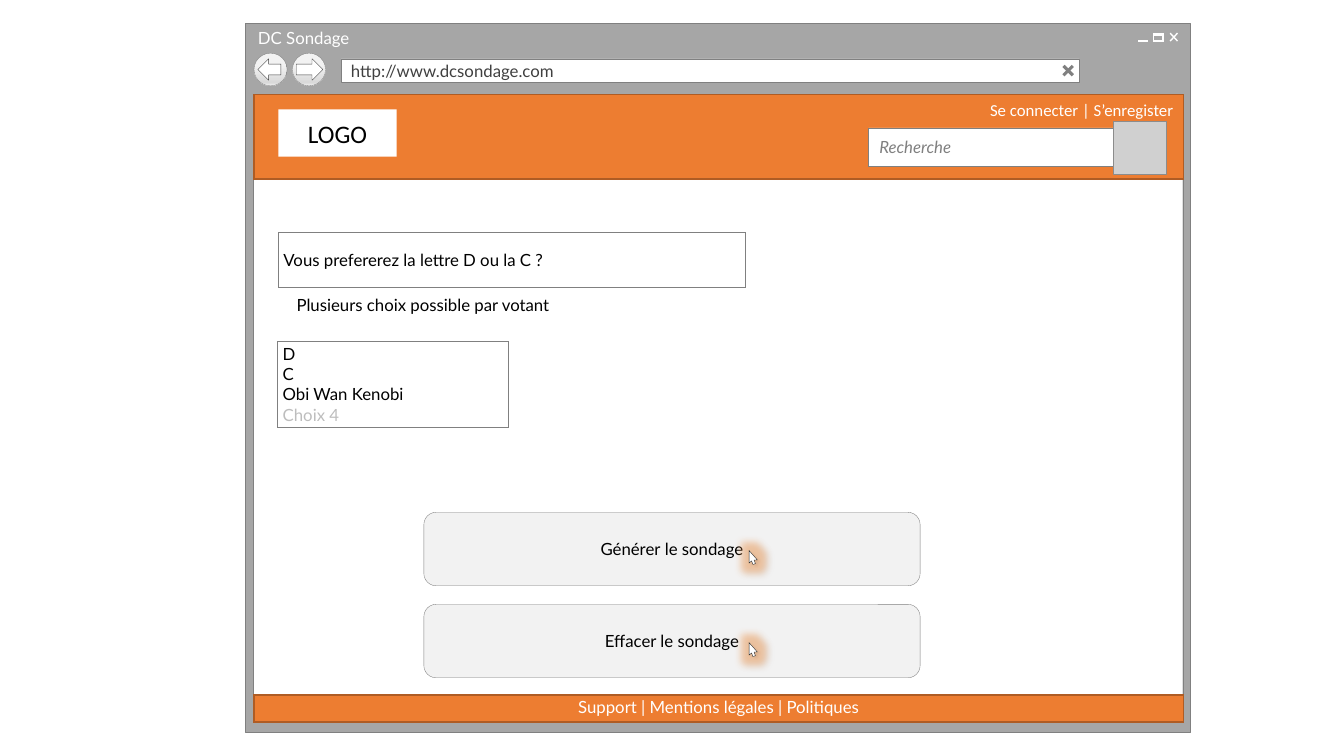
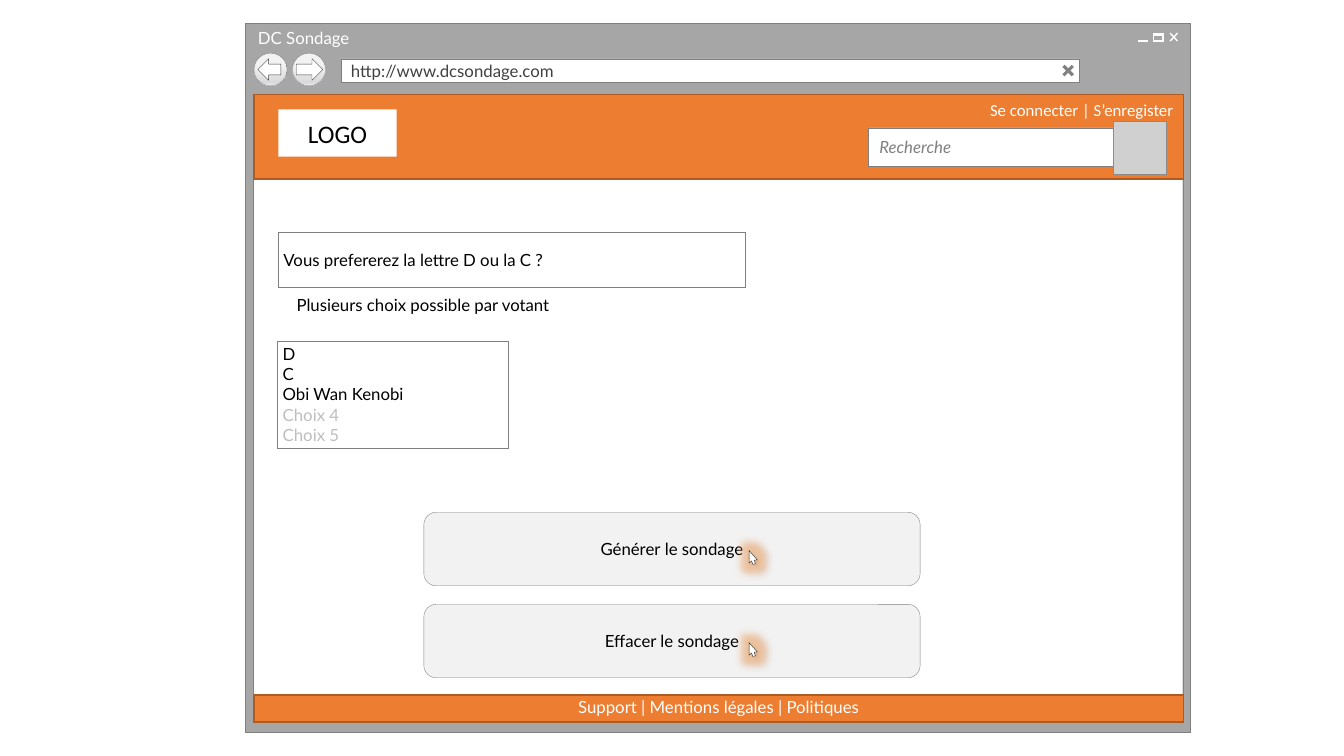
Before and after one commit to cedricbannelier/Projet1, a slide deck: slide 13 of maquetteWeb/maquetteProposition.pptx. Drawn at 1344x756 pixels with LibreOffice and Linux fonts; fonts in the diff are those of the drawing; grey boxes stand for pictures; background and template pictures are left out. Boxes give left, top, right and bottom in pixels: in the first picture for what was removed or moved away, otherwise in the second. Text is boxed around its words. In the diff, an @@ line names an element or a change of style, - is before the commit and + after.

```diff
--- a/maquetteWeb/maquetteProposition.pptx
+++ b/maquetteWeb/maquetteProposition.pptx
@@ rectangle "D": place and size @@
-rectangle "D" at [277,341,508,427]
+rectangle "D" at [277,341,508,448]
@@ text in rectangle at [283,429,339,441]: paragraph added @@
+Choix 5
```
Also in this commit, not shown: 9 other slides changed, 1 other file.
